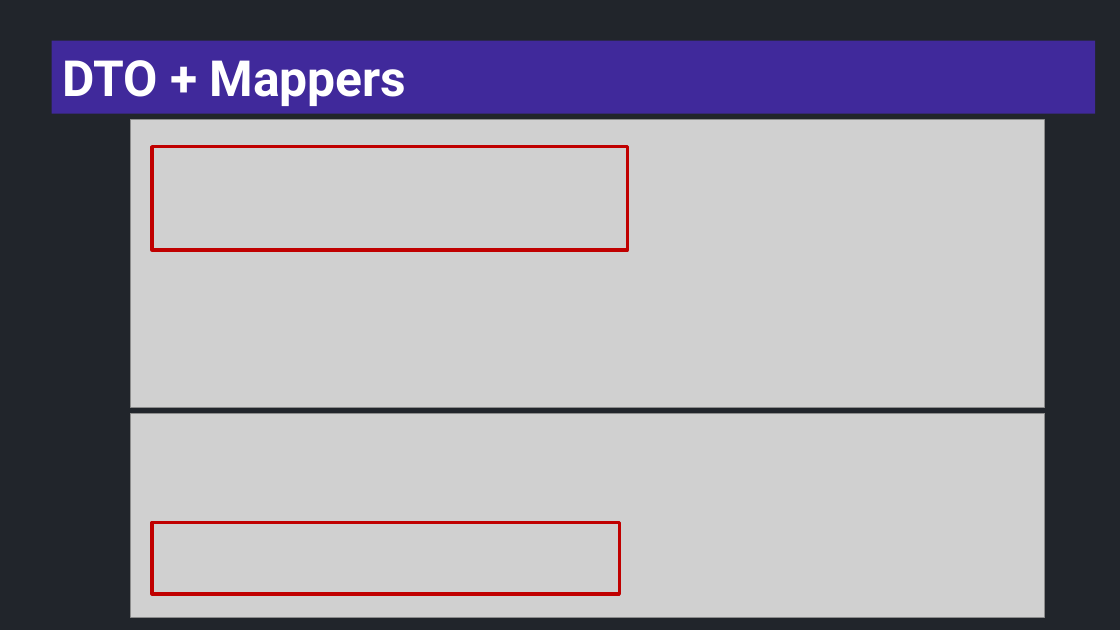
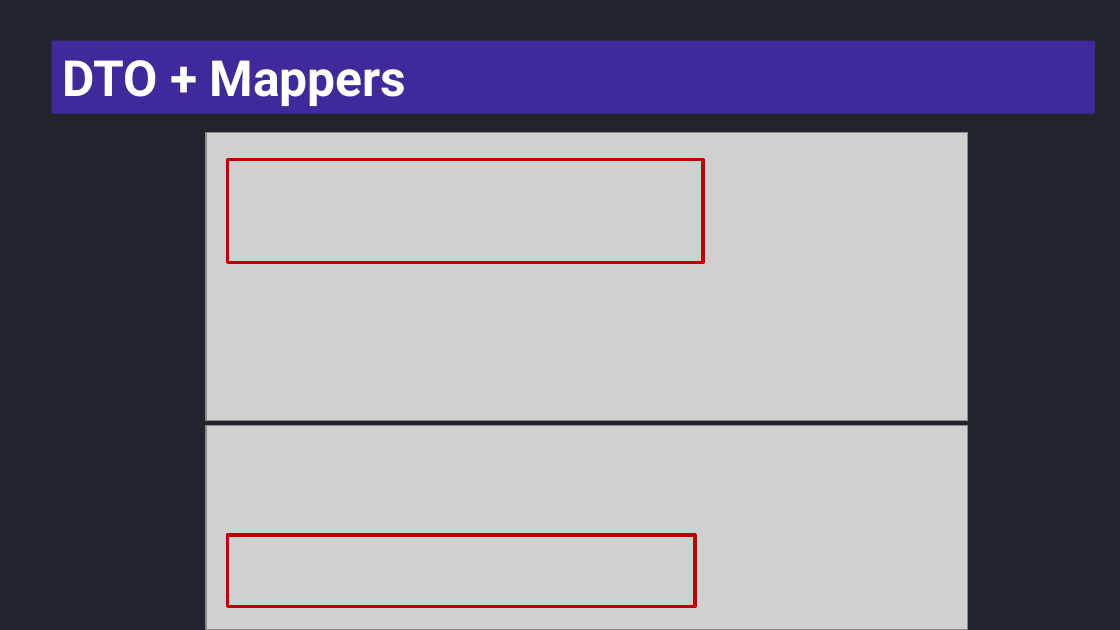
Before and after one commit to semusv/Bank_analyzer, a slide deck: slide 12 of bank_analyzer.pptx. Drawn at 1120x630 pixels with LibreOffice and Linux fonts; fonts in the diff are those of the drawing; grey boxes stand for pictures. Boxes give left, top, right and bottom in pixels: in the first picture for what was removed or moved away, otherwise in the second. Text is boxed around its words. In the diff, an @@ line names an element or a change of style, - is before the commit and + after.

```diff
--- a/bank_analyzer.pptx
+++ b/bank_analyzer.pptx
@@ picture: place and size @@
-picture at box(131, 120, 1045, 408)
+picture at box(206, 132, 968, 420)
@@ rectangle: place and size @@
-rectangle at box(152, 147, 627, 250)
+rectangle at box(227, 159, 702, 262)
@@ picture: place and size @@
-picture at box(131, 413, 1045, 617)
+picture at box(206, 426, 968, 629)
@@ rectangle: place and size @@
-rectangle at box(152, 523, 619, 595)
+rectangle at box(227, 535, 694, 607)
```
Also in this commit, not shown: 6 other slides changed, 5 slides added, 15 other files.
